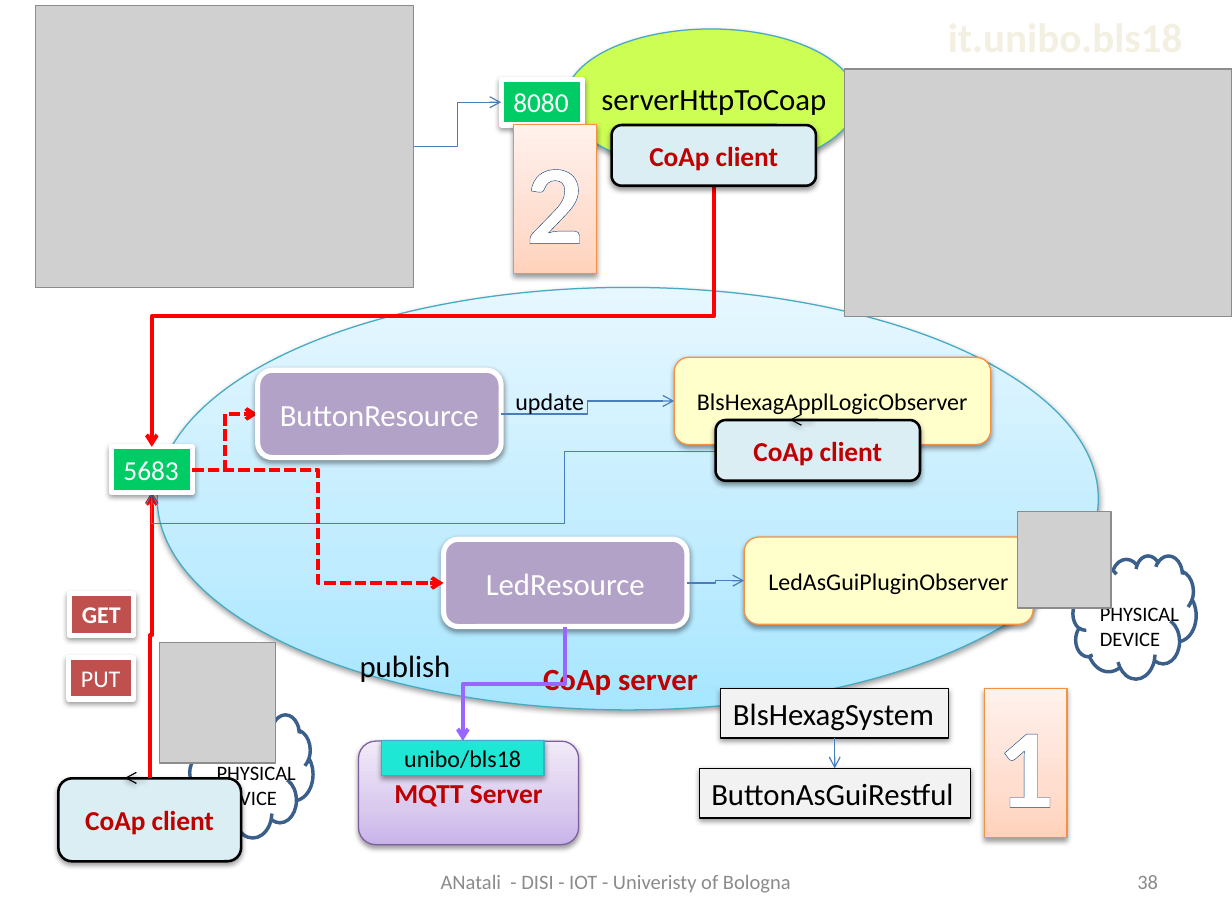
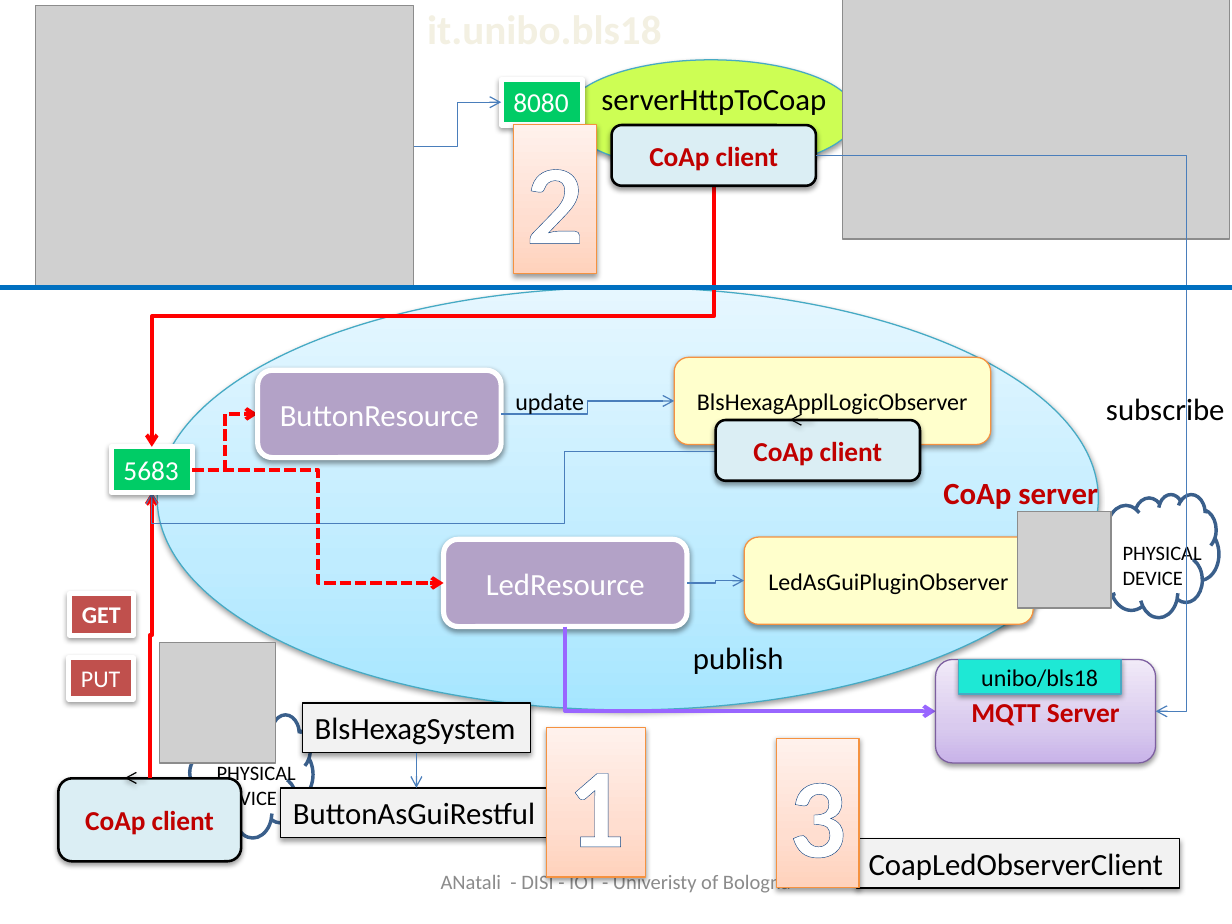
Before and after one commit to MatteoMendula/iss2018Lab, a slide deck: slide 39 of it.unibo.bls18/docs/BLS2018.pptx (slide 38 before the commit). Drawn at 1232x924 pixels with LibreOffice and Linux fonts; fonts in the diff are those of the drawing; grey boxes stand for pictures. Boxes give left, top, right and bottom in pixels: in the first picture for what was removed or moved away, otherwise in the second. Text is boxed around its words. In the diff, an @@ line names an element or a change of style, - is before the commit and + after.

```diff
--- a/it.unibo.bls18/docs/BLS2018.pptx
+++ b/it.unibo.bls18/docs/BLS2018.pptx
@@ picture: place and size @@
-picture at [844, 69, 1232, 317]
+picture at [843, 0, 1231, 239]
@@ ellipse: place and size @@
-ellipse at [565, 30, 856, 171]
+ellipse at [565, 60, 856, 171]
@@ elbow arrow added from (816, 155) to (1156, 711), #4B7EBC 0.75 pt @@
@@ line added from (0, 287) to (1232, 287), #0070C0 3 pt @@
@@ text added at [1106, 394, 1225, 428], 18 pt, text #000000 @@
+subscribe
@@ text "CoAp server": place and size @@
-text "CoAp server" at [543, 664, 698, 695]
+text "CoAp server" at [943, 478, 1098, 512]
@@ cloud: place and size @@
-cloud at [1073, 556, 1196, 679]
+cloud at [1095, 494, 1218, 617]
@@ text "PHYSICAL": place and size @@
-text "PHYSICAL" at [1100, 604, 1179, 646]
+text "PHYSICAL" at [1123, 543, 1202, 585]
@@ elbow arrow moved from (565, 627) - (463, 740) to (565, 627) - (935, 711) @@
@@ text "publish": place and size @@
-text "publish" at [360, 655, 451, 685]
+text "publish" at [693, 647, 784, 674]
@@ rounded rectangle "MQTT Server": place and size @@
-rounded rectangle "MQTT Server" at [359, 742, 579, 845]
+rounded rectangle "MQTT Server" at [935, 659, 1156, 763]
@@ rectangle "unibo/bls18": place and size @@
-rectangle "unibo/bls18" at [382, 740, 545, 775]
+rectangle "unibo/bls18" at [958, 659, 1121, 694]
@@ rectangle "BlsHexagSystem": place and size @@
-rectangle "BlsHexagSystem" at [721, 689, 949, 738]
+rectangle "BlsHexagSystem" at [303, 703, 531, 753]
@@ rectangle "1": place and size @@
-rectangle "1" at [984, 689, 1067, 838]
+rectangle "1" at [547, 728, 647, 877]
@@ rectangle added at [776, 738, 859, 887], fill gradient #FFD2BD to #FFDED0 to #FFF2ED, outline #F69240 0.75 pt, 66 pt, text #FFFFFF, bold @@
+3
@@ arrow moved from (835, 738) - (835, 769) to (416, 753) - (416, 788) @@
@@ rectangle "ButtonAsGuiRestful": place and size @@
-rectangle "ButtonAsGuiRestful" at [699, 769, 970, 818]
+rectangle "ButtonAsGuiRestful" at [281, 788, 552, 838]
@@ rectangle added at [856, 839, 1179, 888], fill #F2F2F2, outline #000000 0.75 pt, 18 pt, text #000000 @@
+CoapLedObserverClient
@@ page number at [1137, 872, 1158, 892]: text changed @@
-38
+39
```
Also in this commit, not shown: 3 other slides changed, 4 other files.
